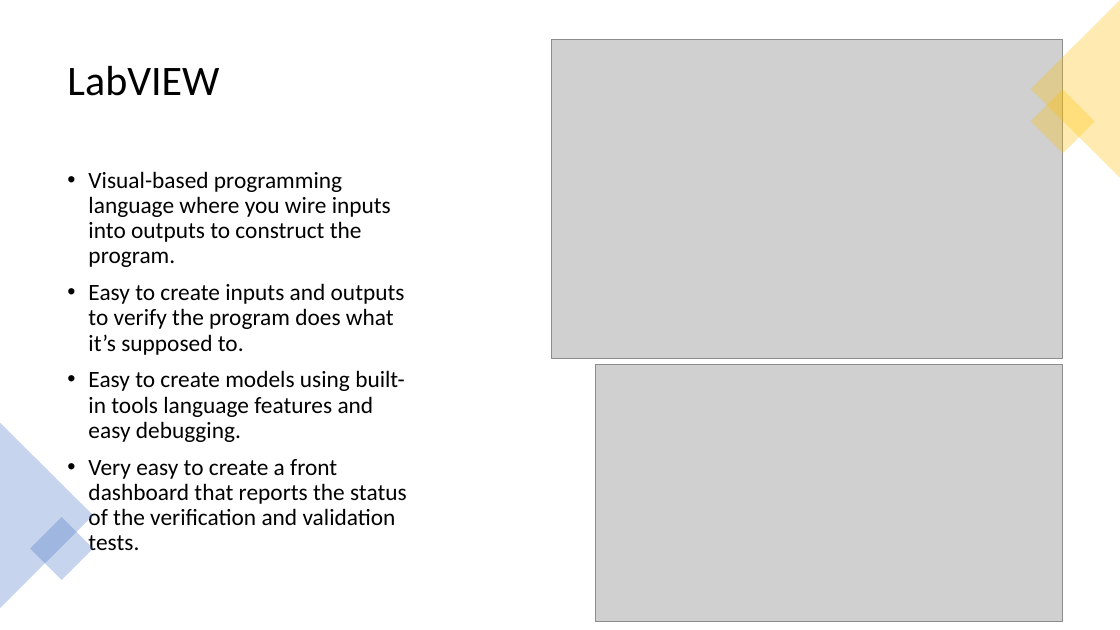
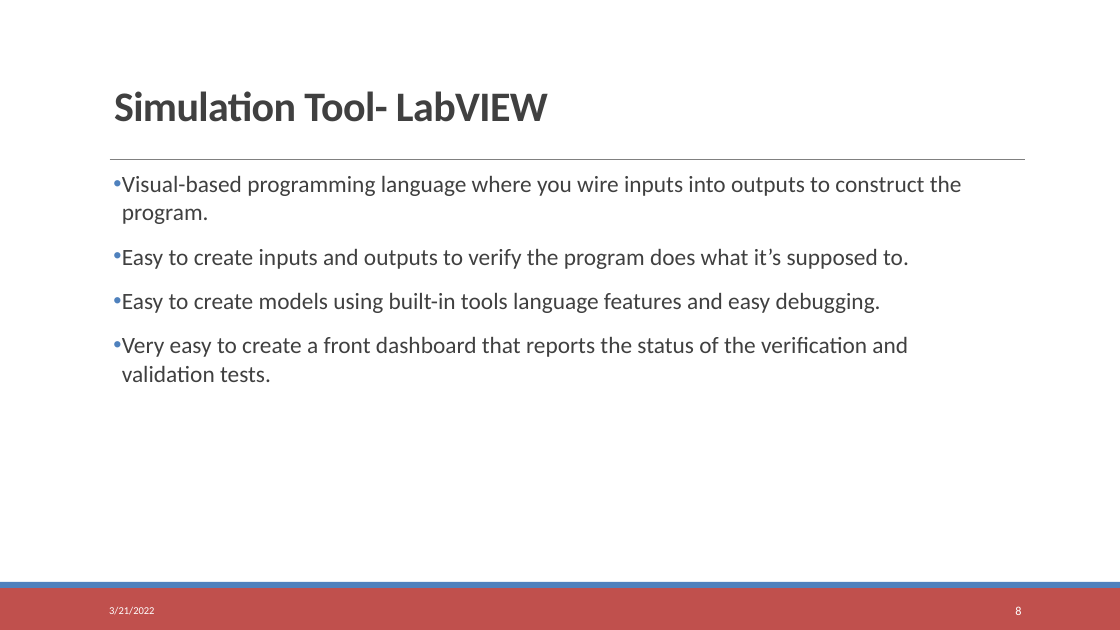
Before and after one commit to TytanRock/ECE-5734-Project, a slide deck: slide 8 of ECE5734_Short_Presentation.pptx (slide 3 before the commit). Drawn at 1120x630 pixels with LibreOffice and Linux fonts; fonts in the diff are those of the drawing; grey boxes stand for pictures. Boxes give left, top, right and bottom in pixels: in the first picture for what was removed or moved away, otherwise in the second. Text is boxed around its words. In the diff, an @@ line names an element or a change of style, - is before the commit and + after.

```diff
--- a/ECE5734_Short_Presentation.pptx
+++ b/ECE5734_Short_Presentation.pptx
@@ title "Simulation Tool- LabVIEW" at bbox=[114, 91, 548, 122]: vertical alignment middle to bottom @@
@@ triangle removed at bbox=[1031, 0, 1120, 178] @@
@@ picture removed at bbox=[552, 39, 1063, 359] @@
@@ title at bbox=[114, 91, 548, 122]: text changed; text colour #000000 to #404040; bold on @@
-LabVIEW
+Simulation Tool- LabVIEW
@@ rectangle removed at bbox=[1031, 90, 1095, 154] @@
@@ line added from (110, 160) to (1026, 160), #808080 0.5 pt @@
@@ text "Visual-based programming language where you ...": place and size @@
-text "Visual-based programming language where you ..." at bbox=[88, 171, 407, 553]
+text "Visual-based programming language where you ..." at bbox=[122, 176, 962, 382]
@@ text "Visual-based programming language where you ..." at bbox=[122, 176, 962, 382]: text colour #000000 to #404040; indent changed; line spacing 0.9 to 1; more space between paragraphs @@
@@ picture removed at bbox=[596, 365, 1063, 622] @@
@@ triangle removed at bbox=[0, 423, 93, 608] @@
@@ rectangle removed at bbox=[30, 517, 93, 580] @@
@@ rectangle added at bbox=[0, 588, 1120, 630], fill #C0504D @@
@@ rectangle added at bbox=[0, 582, 1120, 588], fill #4F81BD @@
@@ text added at bbox=[109, 607, 154, 615], 9 pt, text #FFFFFF @@
+3/21/2022
@@ page number added at bbox=[1015, 606, 1021, 615], 10.5 pt, text #FFFFFF @@
+8
```
Also in this commit, not shown: 1 other slide changed, 8 slides added, 2 slides removed, 4 other files.
